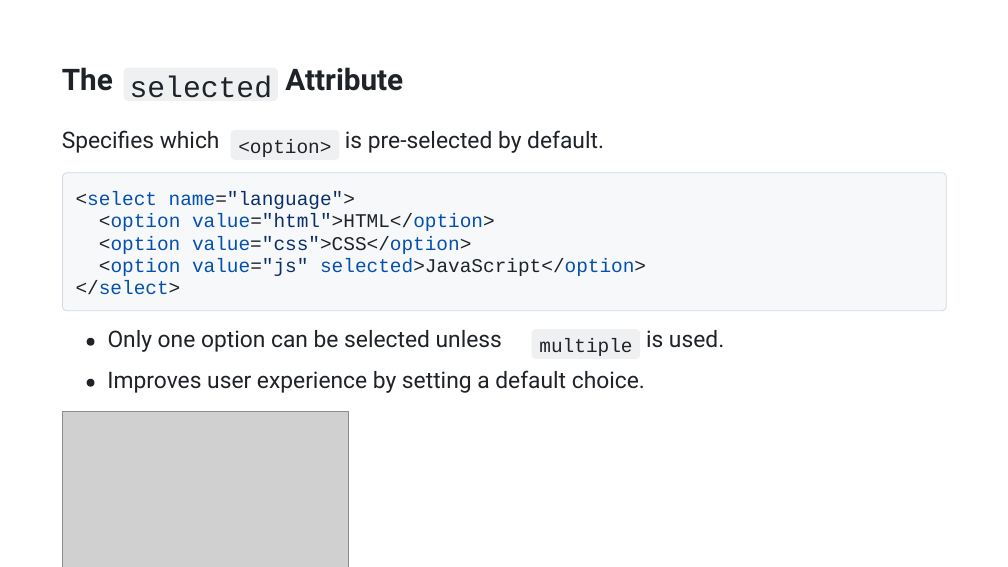
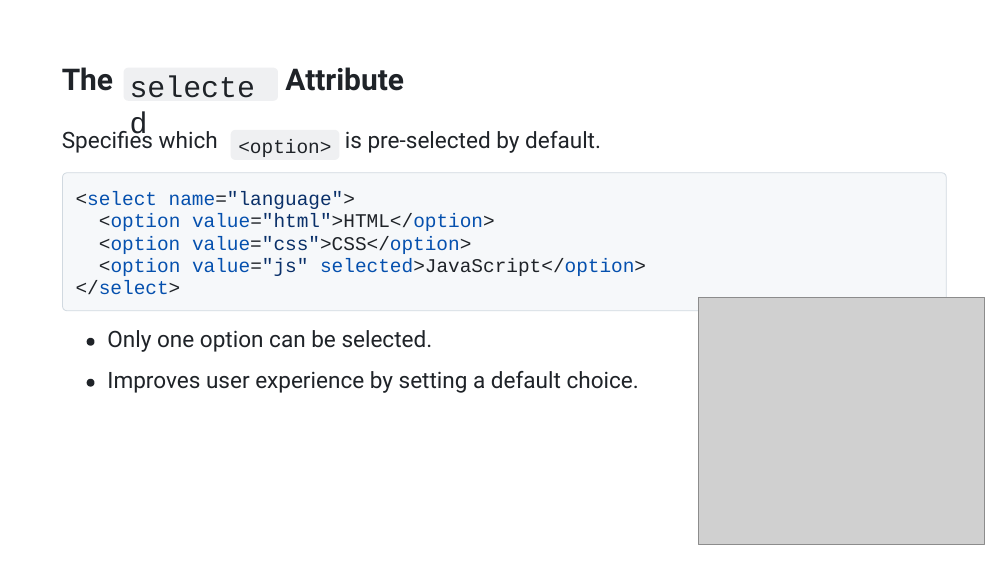
Before and after one commit to AhmedOsman101/Obsidian, a slide deck: slide 35 of src/College/yearTwo/firstTerm/WebDevelopment/tasks/presentation.pptx (slide 38 before the commit). Drawn at 1008x567 pixels with LibreOffice and Linux fonts; fonts in the diff are those of the drawing; grey boxes stand for pictures. Boxes give left, top, right and bottom in pixels: in the first picture for what was removed or moved away, otherwise in the second. Text is boxed around its words. In the diff, an @@ line names an element or a change of style, - is before the commit and + after.

```diff
--- a/src/College/yearTwo/firstTerm/WebDevelopment/tasks/presentation.pptx
+++ b/src/College/yearTwo/firstTerm/WebDevelopment/tasks/presentation.pptx
@@ text "selected" at (368, 131, 491, 153): size 28.3 to 28.5 pt @@
@@ picture: place and size @@
-picture at (62, 412, 349, 567)
+picture at (699, 297, 985, 544)
@@ freeform shape removed at (532, 329, 640, 359) @@
@@ text at (107, 330, 336, 352): text changed; size 21.7 to 21.5 pt @@
-Only one option can be selected unless
+Only one option can be selected.
@@ text removed at (539, 339, 632, 356) @@
-multiple
@@ text removed at (646, 330, 724, 348) @@
-is used.
@@ size 21.7 to 21.5 pt in 3 elements at (62, 128, 218, 153), (342, 131, 561, 393), (107, 371, 639, 393) @@
```
Also in this commit, not shown: 40 other slides changed, 1 slide added, 3 slides removed, 1 other file.
